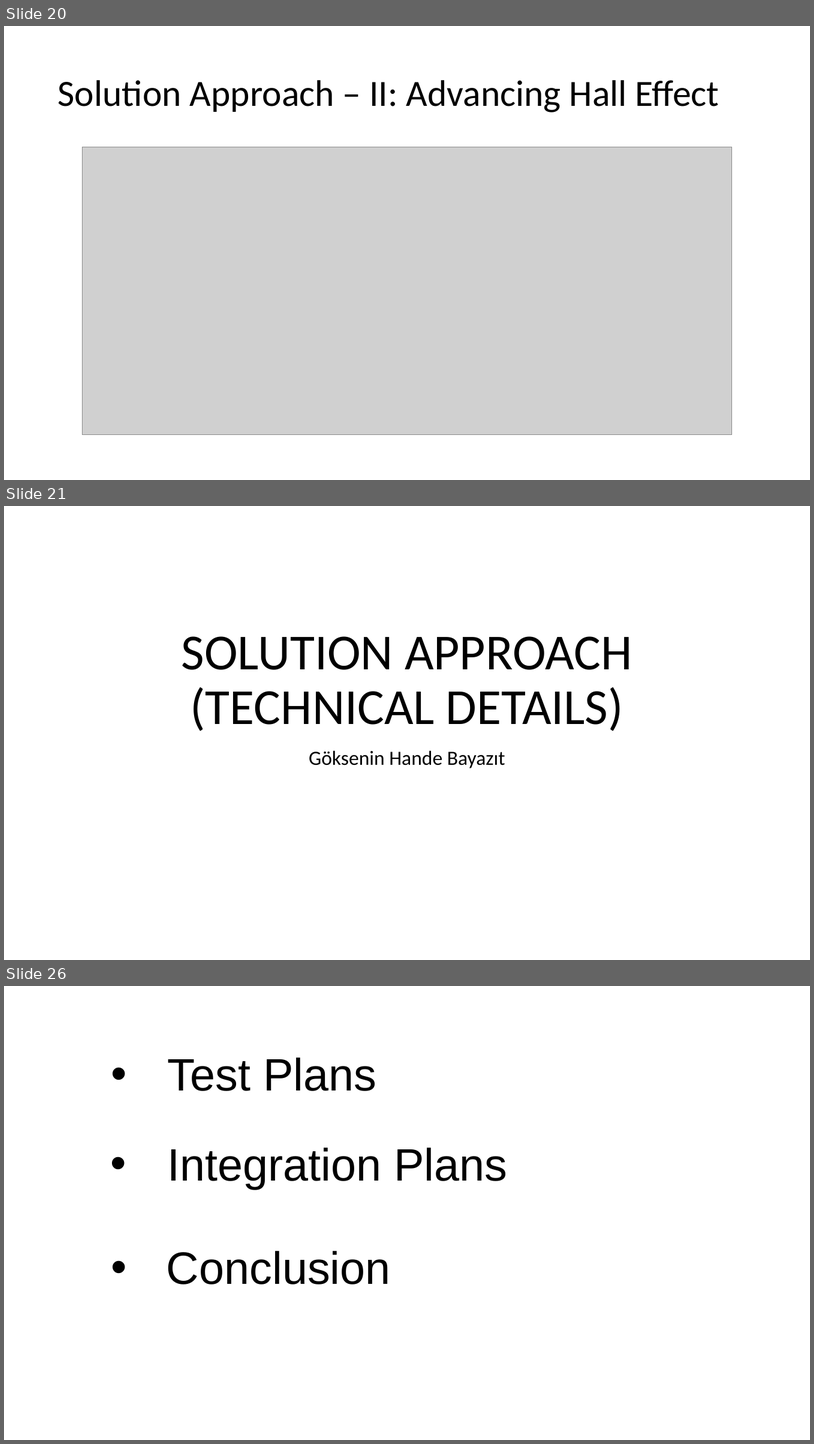
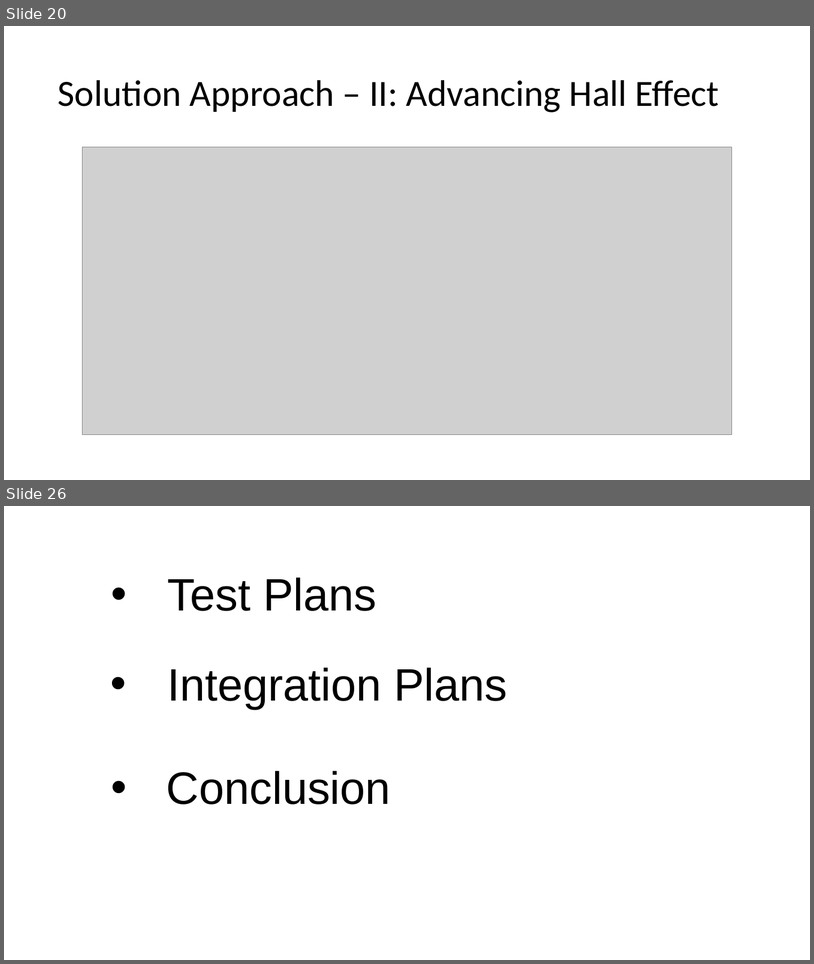
Before and after one commit to emredogan7/METU-EE-2017-2018-Capstone-Design-Project-Repository, a slide deck: sunum_/Birleştirilmiş.pptx. Shown one above the other, each under a label of ours: slides 20, 21 and 26 before the commit, slides 20 and 26 after it; the slides between them are not shown. The pictures are 814x1444 and 814x964 pixels, drawn with LibreOffice and Linux fonts; fonts in the diff are those of the drawing; grey boxes stand for pictures. Boxes give left, top, right and bottom in pixels: in the first picture for what was removed or moved away, otherwise in the second. Text is boxed around its words. In the diff, an @@ line names an element or a change of style, - is before the commit and + after.

Commit message:
hande update

```diff
--- a/sunum_/Birleştirilmiş.pptx
+++ b/sunum_/Birleştirilmiş.pptx
@@ slide 21 removed at (x1=4, y1=506, x2=810, y2=960), background #FFFFFF @@
@@ title removed at (x1=182, y1=636, x2=633, y2=731) @@
-SOLUTION APPROACH
-(TECHNICAL DETAILS)
@@ subtitle removed at (x1=309, y1=750, x2=506, y2=768) @@
-Göksenin Hande Bayazıt
```
Also in this commit, not shown: 1 slide changed, 4 slides added, 3 other slides removed.
